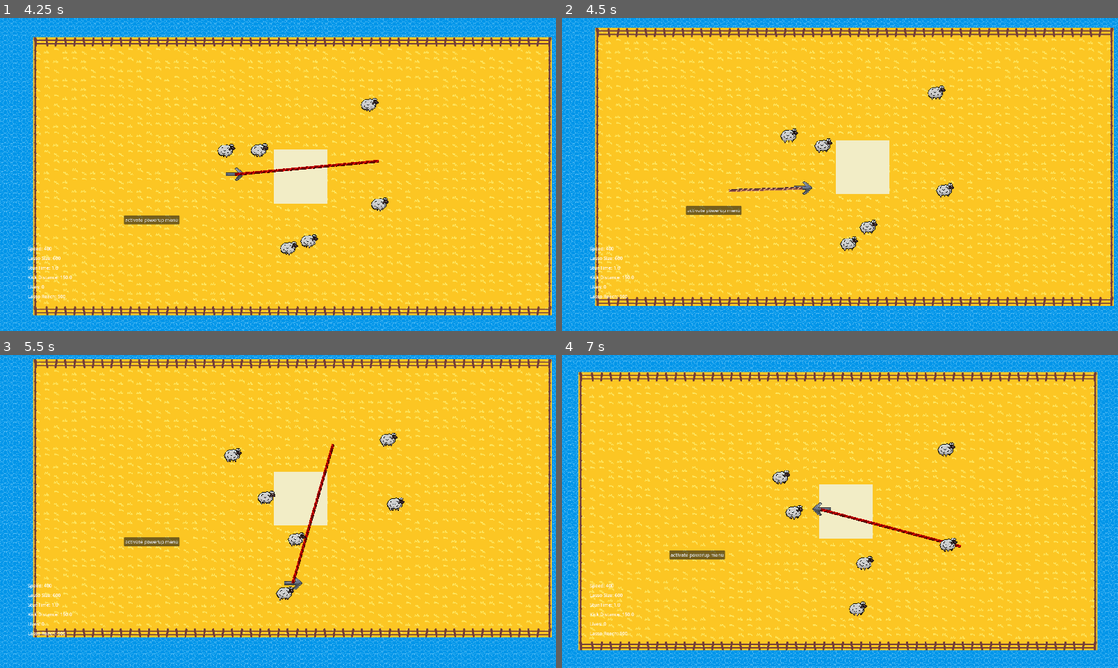
Above: before the commit, frames 1-4 (two rows, left to right).
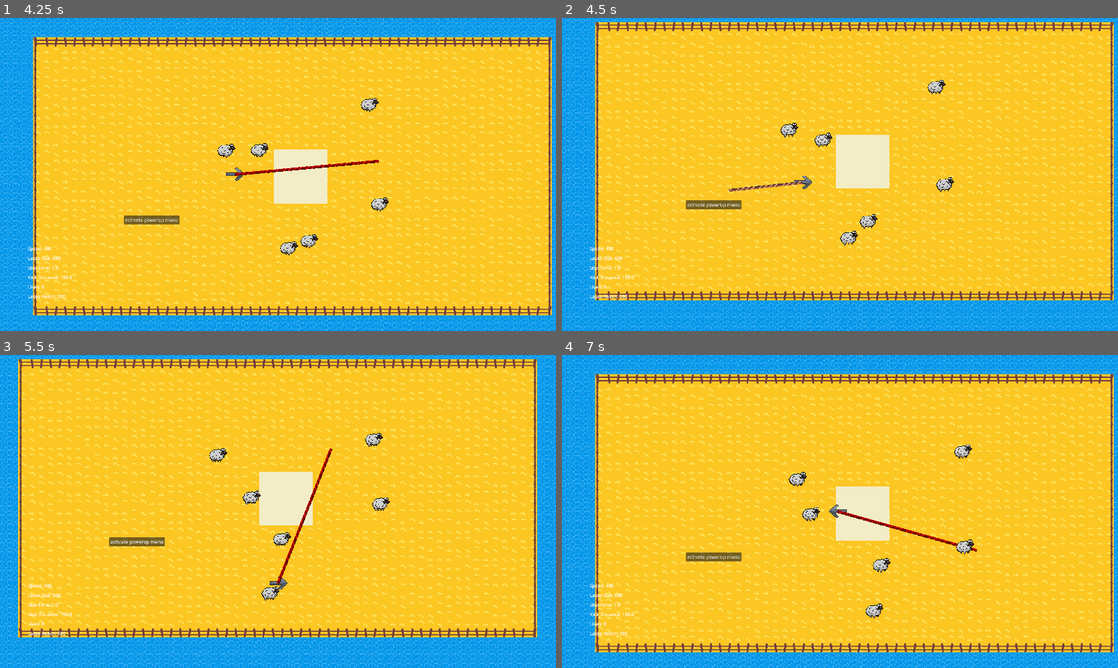
Above: after the commit, the same moments.

Repository: kinghos/GMTK-Game-Jam-2025
Game: Godot game, scene res://scenes/ui/title_screen.tscn
The game is run twice, just before and just after one commit, with the same random seed, the same clock (stepped at 60 frames per second) and the same inputs.
Inputs (mouse positions are in pixels of both pictures, inside the frame that each line leads up to):
- Up to frame 1 (4.25 s): click "PLAY" at 0.5 s; click (528, 305) at 1.25 s; click (528, 305) at 2 s; click (533, 309) at 2.75 s; move the mouse to (400, 158) at 3.52 s; hold Right (Right) from 3.53 s (still down); hold Space (Kick) from 3.53 s (still down); click (400, 158) at 3.67 s
- Up to frame 2 (4.5 s): move the mouse to (728, 190) at 4.27 s; release Right (Right) at 4.28 s; release Space (Kick) at 4.28 s; hold S (Down) from 4.28 s (still down); tap Space (Kick) at 4.35 s
- Up to frame 3 (5.5 s): move the mouse to (333, 442) at 5.02 s; release S (Down) at 5.03 s; hold Right (Right) from 5.03 s (still down); hold Space (Kick) from 5.03 s (still down)
- Up to frame 4 (7 s): move the mouse to (812, 574) at 5.77 s; release Right (Right) at 5.78 s; release Space (Kick) at 5.78 s; hold Up (Up) 5.78-6.53 s; tap Space (Kick) at 5.85 s; click (812, 574) at 5.92 s; move the mouse to (1006, 558) at 6.52 s; hold Left (Left) from 6.53 s (still down); hold Space (Kick) from 6.53 s (still down)

Frame 1 is identical in both runs. In frame 2, 26% of the frame differs, in the area x 0-100%, y 0-100%; in frame 3, 29%; in frame 4, 31%.

Commit message:
good offscreen pointer

Diff:
--- a/scenes/Player.tscn
+++ b/scenes/Player.tscn
@@ -35,6 +35,5 @@
 
 [node name="Camera2D" type="Camera2D" parent="."]
 process_callback = 0
-position_smoothing_enabled = true
 editor_draw_drag_margin = true
 script = ExtResource("3_3li8b")
--- a/scenes/animals/offscreen_pointer.gd
+++ b/scenes/animals/offscreen_pointer.gd
@@ -6,22 +6,22 @@
 	hide()
 
 func _process(delta: float) -> void:
-	var camera_node = get_viewport().get_camera_2d()
-	var screen_dimensions: Vector2 = get_viewport().get_visible_rect().size
-	var screen_center = screen_dimensions / 2
+	var target_global_position: Vector2 = get_parent().global_position
 
-	var target_global_position: Vector2 = get_parent().global_position
-	var screen_coordinates: Vector2 = (target_global_position -  camera_node.global_position) + screen_center
+	var camera: Camera2D = get_viewport().get_camera_2d()
+	var camera_center: Vector2 = camera.get_screen_center_position()
 
-	var screen_inset_rectangle: Rect2 = Rect2(Vector2.ZERO, screen_dimensions).grow(-SCREEN_MARGIN)
+	var screen_size: Vector2 = get_viewport().get_visible_rect().size
+	var half_screen = screen_size / 2
 
-	if !screen_inset_rectangle.has_point(screen_coordinates):
-		var clamped_x = clamp(screen_coordinates.x, SCREEN_MARGIN, screen_dimensions.x - SCREEN_MARGIN)
-		var clamped_y = clamp(screen_coordinates.y, SCREEN_MARGIN, screen_dimensions.y - SCREEN_MARGIN)
-		var clamped_screen_coords: Vector2 = Vector2(clamped_x, clamped_y)
+	var visible_rect = Rect2(
+		camera_center - half_screen,
+		screen_size
+	)
 
-		global_position = camera_node.global_position + (clamped_screen_coords - screen_center)
-
+	if not visible_rect.has_point(target_global_position):
 		show()
+		global_position.x = clamp(global_position.x, visible_rect.position.x, visible_rect.position.x + visible_rect.size.x)
+		global_position.y = clamp(global_position.y, visible_rect.position.y, visible_rect.position.y + visible_rect.size.y)
 	else:
 		hide()
--- a/scenes/levels/level_1.tscn
+++ b/scenes/levels/level_1.tscn
@@ -4,7 +4,7 @@
 [ext_resource type="PackedScene" uid="uid://di53xit540gqa" path="res://scenes/pen.tscn" id="2_nsrm0"]
 [ext_resource type="PackedScene" uid="uid://cqbyf3duimude" path="res://scenes/animals/sheep.tscn" id="3_x42e6"]
 
-[node name="Level" instance=ExtResource("1_ksju7")]
+[node name="Level2" instance=ExtResource("1_ksju7")]
 
 [node name="Floor" parent="Tilemap" index="0"]
 tile_map_data = PackedByteArray("AAABAAEAAAAFAAAAAAABAAIAAAAEAAEAAAABAAMAAAAEAAEAAAABAAQAAAAEAAEAAAABAAUAAAAEAAEAAAABAA …(39856 unchanged characters)…
--- a/scenes/ui/animal_pointer.tscn
+++ /dev/null
@@ -1,30 +0,0 @@
-[gd_scene load_steps=2 format=3 uid="uid://dymyf3ji56cb2"]
-
-[sub_resource type="GDScript" id="GDScript_h276e"]
-script/source = "extends Sprite2D
-
-var target: Node2D
-var animal: String
-
-const POINTER_TEXTURES = {
-	\"Sheep\": preload(\"res://assets/graphics/misc/skip_button_hovering.png\")
-}
-
-func _ready():
-	hide()
-	texture = POINTER_TEXTURES[animal]
-
-func _process(delta):
-	if not target or target.is_visible_on_screen:
-		hide()
-		return
-
-	position = Vector2(0, 0) # edge of screen, in direction of target node from the current screen center
-	# no need to detect whether on screen, since we have is_visible_on_screen
-
-	if not visible:
-		show()
-"
-
-[node name="AnimalPointer" type="Sprite2D"]
-script = SubResource("GDScript_h276e")
Not shown: 1 places in scenes/Player.tscn that only renumber resources
Not shown: 1 places in scenes/camera_bound.tscn that only renumber resources
Not shown: 1 places in scenes/levels/base_level.tscn that only renumber resources
Not shown: 1 places in scenes/pen.tscn that only renumber resources
